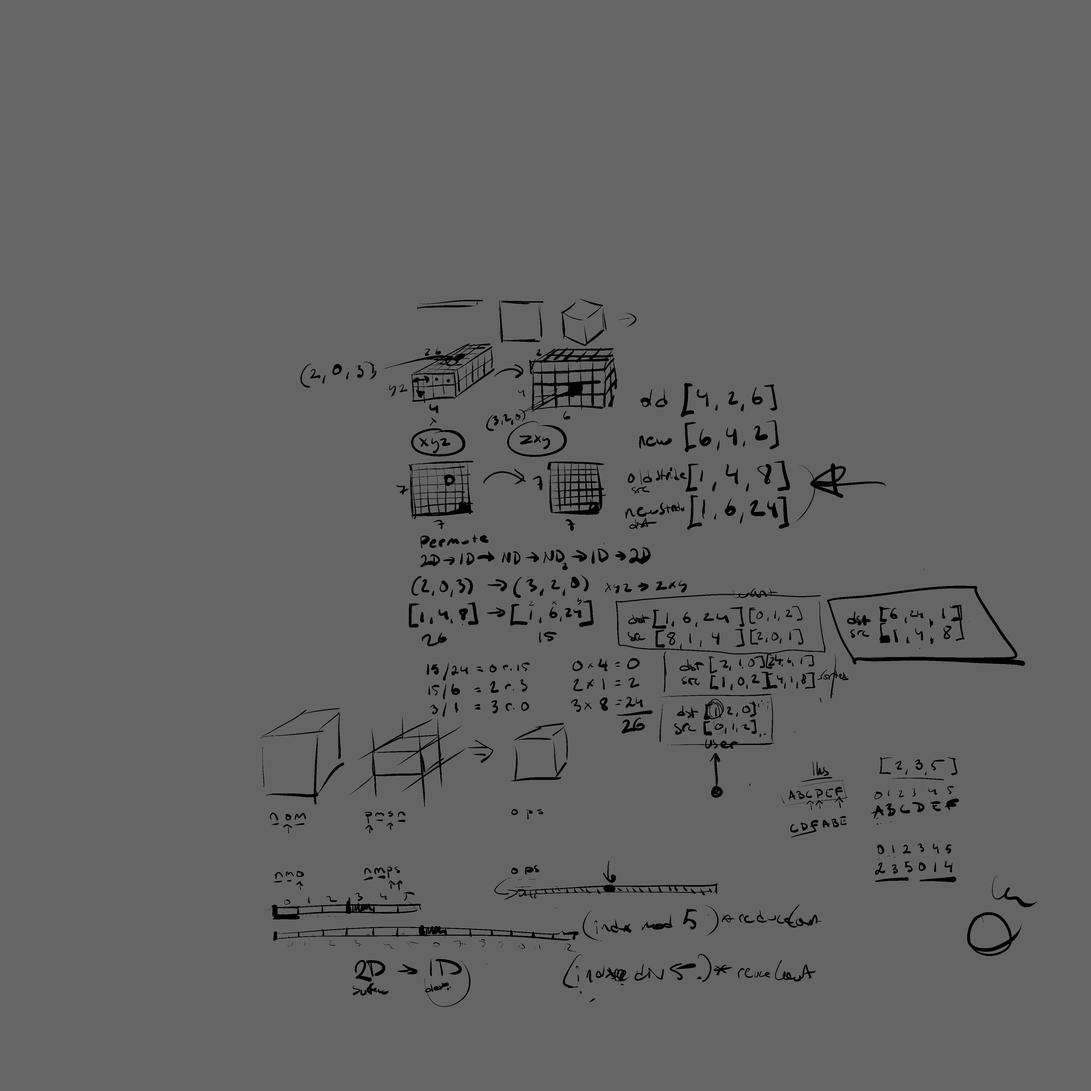
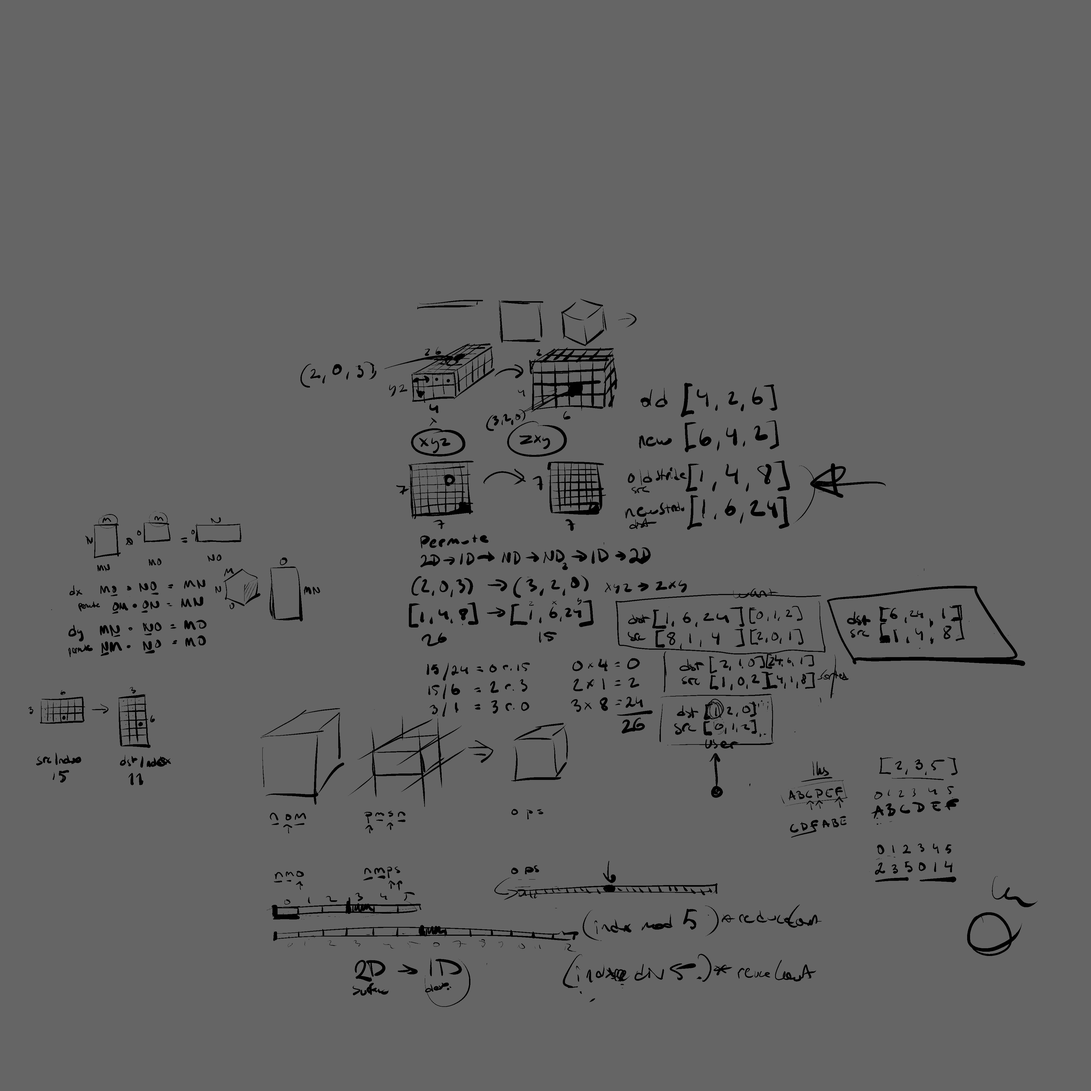
Revision of a layered 1091px x 1091px image; what changed, layer by layer:
painted on "Paint Layer 17" over (28, 511, 321, 786)
